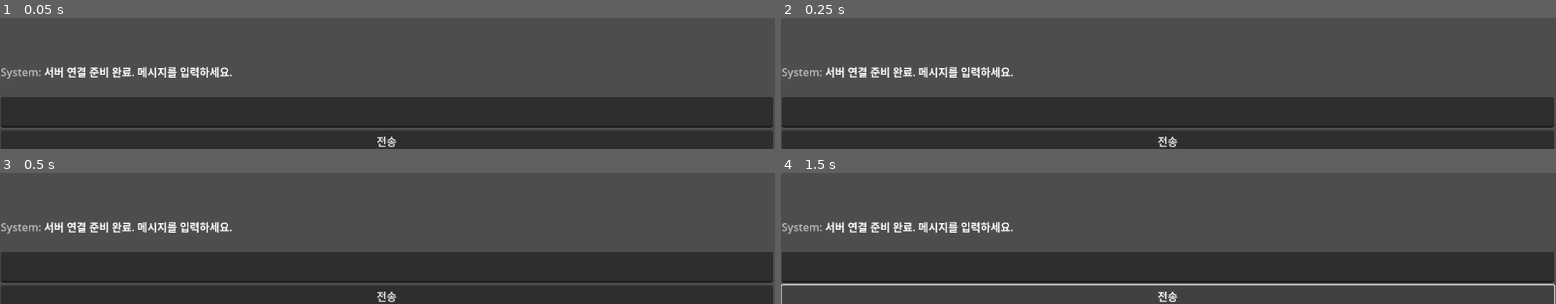
Above: before the commit, frames 1-4 (two rows, left to right).
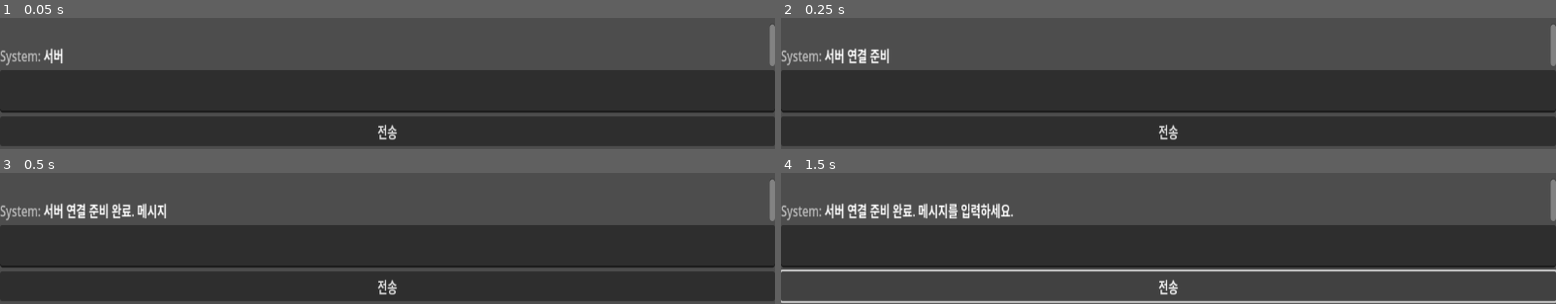
Above: after the commit, the same moments.

Repository: rorena15/llm_game
Game: Godot game, scene res://main.tscn
Same seed, same stepped clock (60 frames per second), same inputs: the game is played once before the commit and once after it.
Inputs:
- Up to frame 1 (0.05 s): no input
- Up to frame 2 (0.25 s): no input
- Up to frame 3 (0.5 s): no input
- Up to frame 4 (1.5 s): click "전송" at 0.5 s; click "전송" at 1.25 s

The runs differ from the first frame. In frame 1, 28% of the frame differs, in the area x 0-100%, y 5-100%; in frame 2, 28%; in frame 3, 29%; in frame 4, 31%.

Commit message:
godot 쪽 개발

Diff:
--- /dev/null
+++ b/godot_project/socialengineeer/Global.gd
@@ -0,0 +1,6 @@
+extends Node
+
+# "단서 발견했어!" 라고 외치는 신호
+# type: 단서 종류 (IP, Password, Name 등)
+# value: 실제 값 (192.168.0.1, admin123 등)
+signal clue_found(type, value)
--- /dev/null
+++ b/godot_project/socialengineeer/app_board.gd
@@ -0,0 +1,100 @@
+extends PanelContainer
+
+@onready var graph_edit = $Layout/ContentArea/GraphEdit
+
+# 노드를 생성할 위치 (점점 아래로 내려가게 하기 위함)
+var next_spawn_pos = Vector2(100, 100)
+
+func _ready():
+	$Layout/TitleBar/CloseButton.pressed.connect(queue_free)
+	graph_edit.connection_request.connect(_on_connection_request)
+
+	# ⭐ 중요: Global의 신호(전화)를 받겠다고 구독 신청
+	Global.clue_found.connect(_on_clue_found)
+	# 1. 윈도우 닫기 버튼 연결 (기본 기능)
+	$Layout/TitleBar/CloseButton.pressed.connect(queue_free)
+
+	# 2. "연결 요청" 신호 감지 (이게 없으면 선이 안 이어집니다!)
+	graph_edit.connection_request.connect(_on_connection_request)
+
+	# 3. "연결 끊기 요청" 신호 감지
+	graph_edit.disconnection_request.connect(_on_disconnection_request)
+
+# ⭐ 신호를 받으면 실행되는 함수
+func _on_clue_found(type, value):
+	print("수사 보드: 단서 수신함 - ", value)
+
+	var new_node = GraphNode.new()
+	new_node.title = "단서 발견" # 제목은 단순하게 해도 됩니다
+	new_node.position_offset = next_spawn_pos
+	new_node.resizable = true
+	new_node.size = Vector2(200, 100)
+
+	# 슬롯 구멍 뚫기
+	new_node.set_slot(0, true, 0, Color.WHITE, true, 0, Color.WHITE)
+
+	# 내용물(Label) 만들기
+	var label = Label.new()
+
+	# ⭐ 여기가 핵심 수정 사항! ⭐
+	# 라벨에 "종류"와 "실제 값"을 모두 적습니다.
+	# 예: "PASSWORD" (엔터) "admin123"
+	label.text = type.to_upper() + "\n" + value
+
+	new_node.add_child(label)
+	graph_edit.add_child(new_node)
+
+	next_spawn_pos += Vector2(30, 30)
+
+func _on_connection_request(from_node_name, from_port, to_node_name, to_port):
+	# 1. 시각적 연결 (선 긋기)
+	graph_edit.connect_node(from_node_name, from_port, to_node_name, to_port)
+
+	# 2. 노드 객체 가져오기 (str로 감싸서 안전하게)
+	var from_node = graph_edit.get_node(str(from_node_name))
+	var to_node = graph_edit.get_node(str(to_node_name))
+
+	if not from_node or not to_node: return
+
+	# 데이터를 가져옵니다 (이제 제목+내용물 전부 다, 소문자로 들어옵니다)
+	var from_data = _get_node_content(from_node)
+	var to_data = _get_node_content(to_node)
+
+	print("🔎 전체 데이터 분석: [%s] <-> [%s]" % [from_data, to_data])
+
+	# 검사 키워드를 전부 '소문자'로 적어주세요
+	var condition_pw = "admin123" in from_data or "admin123" in to_data
+
+	# "server"나 "서버"가 제목에 있든 내용에 있든 걸리게 됩니다.
+	var condition_target = "server" in from_data or "server" in to_data or "서버" in from_data or "서버" in to_data
+
+	if condition_pw and condition_target:
+		_show_hack_success()
+	else:
+		print("❌ 정보 불일치. (서버 노드의 제목이나 라벨에 'Server'가 있는지 확인하세요)")
+
+
+func _show_hack_success():
+	print("✅ 해킹 성공! 관리자 권한 획득!")
+	# 여기에 나중에 '잠금 해제 팝업'이나 '화면 전환' 효과를 넣으면 됩니다.
+	# 임시로 노드 색깔을 초록색으로 바꿔볼까요?
+	# (SelfModulate 등을 건드리면 됩니다)
+
+func _on_disconnection_request(from_node, from_port, to_node, to_port):
+	# 선을 끊는 명령
+	graph_edit.disconnect_node(from_node, from_port, to_node, to_port)
+	print("연결 해제됨")
+
+func _get_node_content(node):
+	# 1. 제목부터 가져오기
+	var content = str(node.title) + " "
+
+	# 2. 자식들(Label)의 내용도 가져와서 이어 붙이기
+	for child in node.get_children():
+		if child is Label:
+			content += child.text + " "
+		elif child is RichTextLabel:
+			content += child.get_parsed_text() + " "
+
+	# 3. 중요: 헷갈리지 않게 전부 '소문자'로 바꿔서 돌려줌
+	return content.to_lower()
--- /dev/null
+++ b/godot_project/socialengineeer/app_board.tscn
@@ -0,0 +1,68 @@
+[gd_scene load_steps=3 format=3 uid="uid://b6cie3806kkr1"]
+
+[ext_resource type="PackedScene" uid="uid://c0ngimr0turuu" path="res://windowBase.tscn" id="1_ccxdn"]
+[ext_resource type="Script" path="res://app_board.gd" id="2_ve0w2"]
+
+[node name="App_Board" instance=ExtResource("1_ccxdn")]
+script = ExtResource("2_ve0w2")
+
+[node name="TitleLabel" parent="Layout/TitleBar" index="0"]
+text = ""
+
+[node name="CloseButton" parent="Layout/TitleBar" index="1"]
+text = ""
+
+[node name="GraphEdit" type="GraphEdit" parent="Layout/ContentArea" index="0"]
+layout_mode = 2
+minimap_enabled = false
+show_menu = false
+
+[node name="Server Node" type="GraphNode" parent="Layout/ContentArea/GraphEdit" index="1"]
+layout_mode = 1
+anchors_preset = 2
+anchor_top = 1.0
+anchor_bottom = 1.0
+offset_left = 18.0
+offset_top = -154.0
+offset_right = 159.0
+offset_bottom = -76.0
+grow_vertical = 0
+mouse_filter = 1
+position_offset = Vector2(18, 21)
+title = "데이터베이스 서버"
+slot/0/left_enabled = true
+slot/0/left_type = 0
+slot/0/left_color = Color(1, 1, 1, 1)
+slot/0/left_icon = null
+slot/0/right_enabled = true
+slot/0/right_type = 0
+slot/0/right_color = Color(1, 1, 1, 1)
+slot/0/right_icon = null
+slot/0/draw_stylebox = true
+
+[node name="Label" type="Label" parent="Layout/ContentArea/GraphEdit/Server Node" index="1"]
+layout_mode = 2
+text = "데이터"
+
+[node name="password Node" type="GraphNode" parent="Layout/ContentArea/GraphEdit" index="2"]
+layout_mode = 0
+offset_left = 920.0
+offset_top = 27.0
+offset_right = 1091.0
+offset_bottom = 105.0
+mouse_filter = 1
+position_offset = Vector2(920, 27)
+title = "비밀번호 : admin123"
+slot/0/left_enabled = true
+slot/0/left_type = 0
+slot/0/left_color = Color(1, 1, 1, 1)
+slot/0/left_icon = null
+slot/0/right_enabled = true
+slot/0/right_type = 0
+slot/0/right_color = Color(1, 1, 1, 1)
+slot/0/right_icon = null
+slot/0/draw_stylebox = true
+
+[node name="Label" type="Label" parent="Layout/ContentArea/GraphEdit/password Node" index="1"]
+layout_mode = 2
+text = "데이터"
--- a/godot_project/socialengineeer/app_messenger.tscn
+++ b/godot_project/socialengineeer/app_messenger.tscn
@@ -4,8 +4,10 @@
 [ext_resource type="PackedScene" uid="uid://73dcxvm8qmxy" path="res://main.tscn" id="2_85kln"]
 
 [node name="App_Messenger" instance=ExtResource("1_0ii5i")]
+scale = Vector2(1, 0.932153)
 
 [node name="TitleLabel" parent="Layout/TitleBar" index="0"]
+scale = Vector2(1, 0.997023)
 text = ""
 
 [node name="CloseButton" parent="Layout/TitleBar" index="1"]
--- a/godot_project/socialengineeer/desktop.tscn
+++ b/godot_project/socialengineeer/desktop.tscn
@@ -1,6 +1,7 @@
-[gd_scene load_steps=2 format=3 uid="uid://cr3km66yqn7u8"]
+[gd_scene load_steps=3 format=3 uid="uid://cr3km66yqn7u8"]
 
-[ext_resource type="PackedScene" uid="uid://c0ngimr0turuu" path="res://windowBase.tscn" id="1_73xdc"]
+[ext_resource type="PackedScene" uid="uid://b6cie3806kkr1" path="res://app_board.tscn" id="1_vpvrq"]
+[ext_resource type="PackedScene" uid="uid://cx7l83cxv4drh" path="res://app_messenger.tscn" id="2_emugc"]
 
 [node name="Desktop" type="Control"]
 layout_mode = 3
@@ -18,14 +19,16 @@
 offset_bottom = 648.0
 color = Color(0.237254, 0.0225852, 0.408345, 1)
 
-[node name="WindowBase" parent="." instance=ExtResource("1_73xdc")]
+[node name="App_Board" parent="." instance=ExtResource("1_vpvrq")]
 layout_mode = 0
-offset_top = 38.0
-offset_bottom = 252.0
+offset_left = 5.0
+offset_top = 235.0
+offset_right = 1155.0
+offset_bottom = 449.0
 
-[node name="WindowBase2" parent="." instance=ExtResource("1_73xdc")]
+[node name="App_Messenger" parent="." instance=ExtResource("2_emugc")]
 layout_mode = 0
-offset_left = 4.0
-offset_top = 332.0
-offset_right = 1154.0
-offset_bottom = 546.0
+offset_left = 1.0
+offset_top = 7.0
+offset_right = 1151.0
+offset_bottom = 221.0
--- a/godot_project/socialengineeer/main.gd
+++ b/godot_project/socialengineeer/main.gd
@@ -1,79 +1,93 @@
 extends Control
 
-# 노드 가져오기 (이름이 틀리면 오류가 납니다!)
 @onready var http_request = $ServerRequest
 @onready var chat_output = $VBoxContainer/ChatOutput
 @onready var user_input = $VBoxContainer/UserInput
 @onready var send_button = $VBoxContainer/SendButton
 
-# 내 컴퓨터의 Python 서버 주소
 const SERVER_URL = "http://127.0.0.1:8000/chat"
 
 func _ready():
-	# 버튼이 눌렸을 때 실행할 함수 연결
 	send_button.pressed.connect(_on_send_button_pressed)
-	# 서버 응답이 왔을 때 실행할 함수 연결
 	http_request.request_completed.connect(_on_request_completed)
+	user_input.gui_input.connect(_on_user_input_gui_input)
+
+	# ⭐ 핵심: 링크(BBCode URL) 클릭 신호 연결
+	chat_output.meta_clicked.connect(_on_meta_clicked)
 
 	add_chat_log("System", "서버 연결 준비 완료. 메시지를 입력하세요.")
 
 func _on_send_button_pressed():
 	var text = user_input.text.strip_edges()
-	if text == "":
-		return
+	if text == "": return
 
-	# 1. 내가 쓴 글 화면에 표시
 	add_chat_log("Player", text)
-	user_input.text = "" # 입력창 비우기
-	user_input.editable = false # 잠시 입력 막기
+	user_input.text = ""
+	user_input.editable = false
 	send_button.disabled = true
 
-	# 2. 서버로 보낼 편지(데이터) 포장하기
-	var data = {
-		"player_input": text,
-		"suspicion": 0
-	}
-	var json_string = JSON.stringify(data)
+	var data = {"player_input": text, "suspicion": 0}
 	var headers = ["Content-Type: application/json"]
+	http_request.request(SERVER_URL, headers, HTTPClient.METHOD_POST, JSON.stringify(data))
 
-	# 3. 우체통(HTTP)에 편지 넣기
-	var error = http_request.request(SERVER_URL, headers, HTTPClient.METHOD_POST, json_string)
-	if error != OK:
-		add_chat_log("System", "오류: 요청 전송 실패")
-		_reset_input_state()
+func _on_request_completed(result, response_code, _headers, body):
+	if result == HTTPRequest.RESULT_SUCCESS and response_code == 200:
+		var json = JSON.new()
+		if json.parse(body.get_string_from_utf8()) == OK:
+			var npc_reply = json.get_data().get("dialogue", "...")
+			add_chat_log("NPC", npc_reply)
+	else:
+		add_chat_log("System", "통신 오류 발생")
 
-func _on_request_completed(result, response_code, headers, body):
-	# 4. 답장 도착!
-	_reset_input_state()
-
-	if result != HTTPRequest.RESULT_SUCCESS:
-		add_chat_log("System", "통신 오류 발생!")
-		return
-
-	if response_code == 200:
-		var json = JSON.new()
-		var parse_result = json.parse(body.get_string_from_utf8())
-
-		if parse_result == OK:
-			var response_data = json.get_data()
-			# 서버가 준 JSON에서 "dialogue" 꺼내기
-			var npc_reply = response_data.get("dialogue", "...")
-			add_chat_log("NPC", npc_reply)
-		else:
-			add_chat_log("System", "데이터 해석 실패")
-	else:
-		add_chat_log("System", "서버 오류: 코드 " + str(response_code))
-
-func add_chat_log(sender: String, message: String):
-	# 채팅창에 글자 띄우기 (색깔 넣기)
-	var color = "white"
-	if sender == "Player": color = "#569CD6" # 파란색
-	elif sender == "NPC": color = "#CE9178" # 주황색
-	elif sender == "System": color = "gray"
-
-	chat_output.append_text("[color=%s]%s:[/color] %s\n" % [color, sender, message])
-
-func _reset_input_state():
+	# 입력 잠금 해제 (이제 여기서 풀어줍니다)
 	user_input.editable = true
 	send_button.disabled = false
 	user_input.grab_focus()
+
+# ⭐ 업그레이드된 타자기 효과 함수
+func add_chat_log(sender: String, message: String):
+	var color = "white"
+	if sender == "Player": color = "#569CD6"
+	elif sender == "NPC": color = "#CE9178"
+	elif sender == "System": color = "gray"
+
+	# 1. 키워드 자동 감지 및 링크 걸기 (간단한 버전)
+	# "admin123"이나 "Server" 같은 단어가 있으면 클릭 가능한 태그[url]로 감쌉니다.
+	# 형식: [url={"type":"종류", "value":"값"}]화면에보일글자[/url]
+	if "admin123" in message:
+		message = message.replace("admin123", '[url={"type":"password", "value":"admin123"}]admin123[/url]')
+
+	if "Server" in message: # 예시: 서버라는 단어도 클릭 가능하게
+		message = message.replace("Server", '[url={"type":"server", "value":"Database Server"}]Server[/url]')
+
+	# 2. 텍스트 추가 (BBCode 적용)
+	chat_output.append_text("\n[color=%s]%s:[/color] %s" % [color, sender, message])
+
+	# 3. 타자기 연출 (visible_ratio 사용)
+	# 현재 총 글자 수 저장
+	var total_chars = chat_output.get_parsed_text().length()
+	chat_output.visible_characters = total_chars - message.length() # 방금 추가한 글자만 숨김
+
+	# 한 글자씩 보이게 하기
+	for i in range(message.length() + 1):
+		chat_output.visible_characters += 1
+		await get_tree().create_timer(0.03).timeout
+
+	# 다 치면 전체 다 보이기 (안전장치)
+	chat_output.visible_ratio = 1.0
+
+func _on_user_input_gui_input(event):
+	if event is InputEventKey and event.pressed and event.keycode == KEY_ENTER:
+		if not event.shift_pressed:
+			get_viewport().set_input_as_handled()
+			_on_send_button_pressed()
+
+# ⭐ 링크 클릭 시 실행되는 함수
+func _on_meta_clicked(meta):
+	# meta에는 아까 [url={...}] 안에 넣은 JSON 데이터가 들어옵니다.
+	var data = JSON.parse_string(meta)
+	if data:
+		print("단서 클릭됨! 종류: %s, 값: %s" % [data.type, data.value])
+
+		# 전화선(Global)을 통해 전 세계(모든 윈도우)에 알립니다!
+		Global.clue_found.emit(data.type, data.value)
--- a/godot_project/socialengineeer/main.tscn
+++ b/godot_project/socialengineeer/main.tscn
@@ -9,20 +9,24 @@
 anchor_bottom = 1.0
 grow_horizontal = 2
 grow_vertical = 2
+scale = Vector2(1.00159, 1)
 script = ExtResource("1_eyw5i")
 
 [node name="ServerRequest" type="HTTPRequest" parent="."]
 
 [node name="VBoxContainer" type="VBoxContainer" parent="."]
 layout_mode = 0
-offset_left = 1.0
-offset_top = 520.0
-offset_right = 1149.0
-offset_bottom = 652.0
+offset_top = 460.0
+offset_right = 1148.0
+offset_bottom = 592.0
+scale = Vector2(1.00199, 1.39159)
 
 [node name="ChatOutput" type="RichTextLabel" parent="VBoxContainer"]
 layout_mode = 2
 size_flags_vertical = 3
+bbcode_enabled = true
+scroll_following = true
+tab_size = 10
 
 [node name="UserInput" type="TextEdit" parent="VBoxContainer"]
 layout_mode = 2
--- a/godot_project/socialengineeer/project.godot
+++ b/godot_project/socialengineeer/project.godot
@@ -14,3 +14,7 @@
 run/main_scene="res://main.tscn"
 config/features=PackedStringArray("4.3", "Forward Plus")
 config/icon="res://icon.svg"
+
+[autoload]
+
+Global="*res://Global.gd"
--- a/godot_project/socialengineeer/windowBase.tscn
+++ b/godot_project/socialengineeer/windowBase.tscn
@@ -32,3 +32,4 @@
 
 [node name="ContentArea" type="MarginContainer" parent="Layout"]
 layout_mode = 2
+size_flags_vertical = 3
Not shown, changed: main.py
